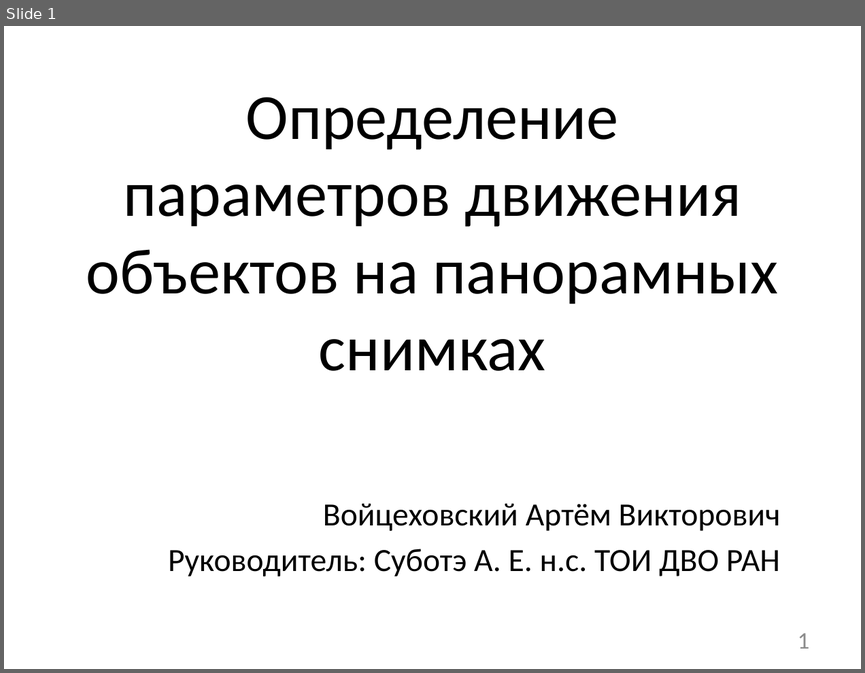
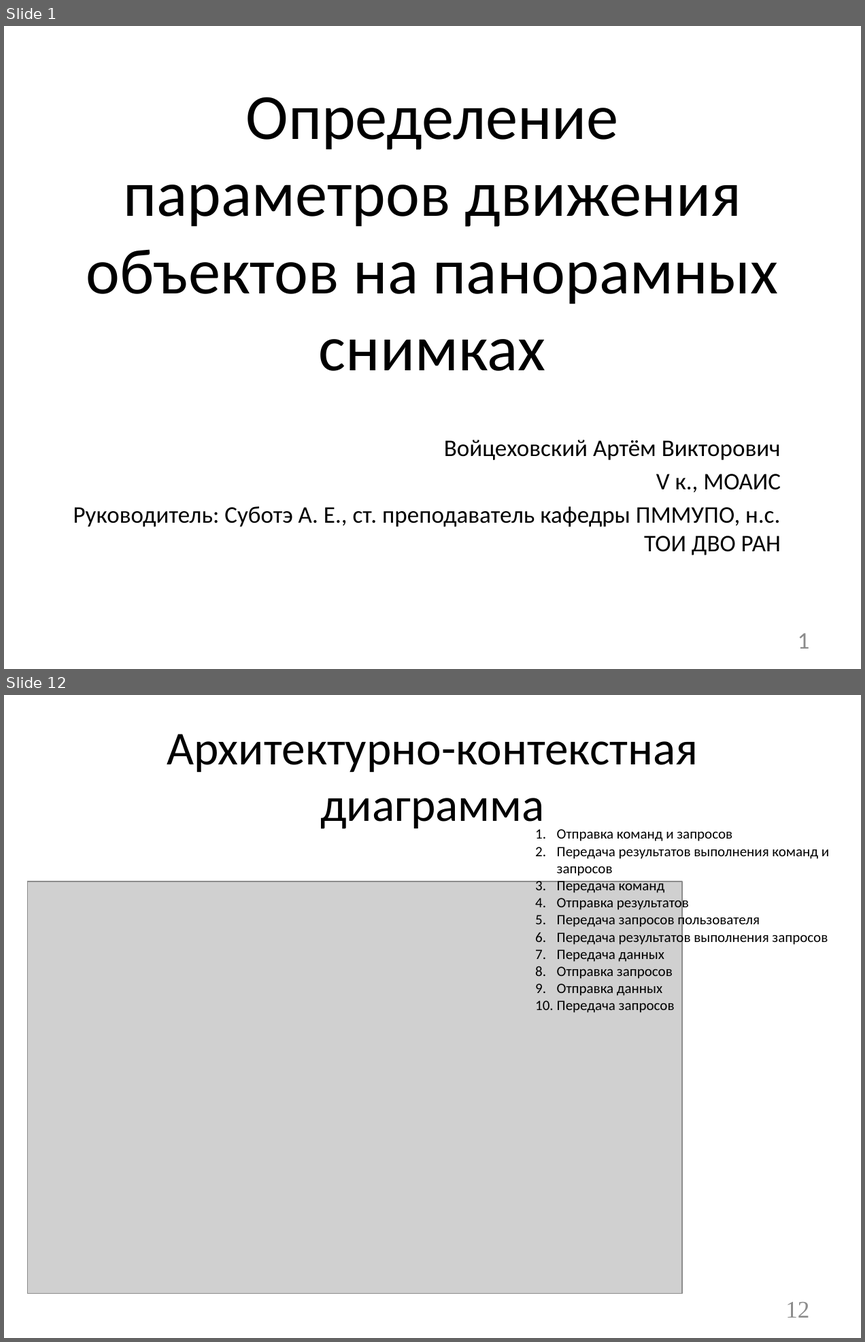
Before and after one commit to NecroArt/Diploma, a slide deck: docs/parts/conference.pptx. Shown one above the other, each under a label of ours: slide 1 before the commit, slides 1 and 12 after it; the slides between them are not shown. The pictures are 865x673 and 865x1342 pixels, drawn with LibreOffice and Linux fonts; fonts in the diff are those of the drawing; grey boxes stand for pictures. Boxes give left, top, right and bottom in pixels: in the first picture for what was removed or moved away, otherwise in the second. Text is boxed around its words. In the diff, an @@ line names an element or a change of style, - is before the commit and + after.

```diff
--- a/docs/parts/conference.pptx
+++ b/docs/parts/conference.pptx
@@ slide 12 added at box(4, 695, 861, 1338), background #FFFFFF @@
@@ title added at box(167, 734, 698, 833), 39.6 pt, text #000000 @@
+Архитектурно-контекстная диаграмма
@@ text added at box(557, 829, 829, 1013), 12 pt, text #000000 @@
+1. Отправка команд и запросов
+2. Передача результатов выполнения команд и запросов
+3. Передача команд
+4. Отправка результатов
+5. Передача запросов пользователя
+6. Передача результатов выполнения запросов
+7. Передача данных
+8. Отправка запросов
+9. Отправка данных
+10. Передача запросов
@@ picture added at box(28, 882, 683, 1293) @@
@@ page number added at box(785, 1302, 809, 1317), 20 pt, text #8C8C8C @@
+12
@@ slide 1 changed as well @@
@@ subtitle "Войцеховский Артём Викторович": place and size @@
-subtitle "Войцеховский Артём Викторович" at box(168, 503, 781, 576)
+subtitle "Войцеховский Артём Викторович" at box(73, 439, 781, 555)
@@ subtitle at box(444, 439, 781, 460): size 27.2 to 20 pt in "Войцеховский Артём Викторович"; less space between paragraphs @@
@@ subtitle at box(73, 473, 781, 555): text changed; size 27.2 to 20 pt @@
-Руководитель: Суботэ А. Е. н.с. ТОИ ДВО РАН
+V к., МОАИС
+Руководитель: Суботэ А. Е., ст. преподаватель кафедры ПММУПО, н.с. ТОИ ДВО РАН
```
Also in this commit, not shown: 11 other slides added, 2 slides removed, 7 other files.
